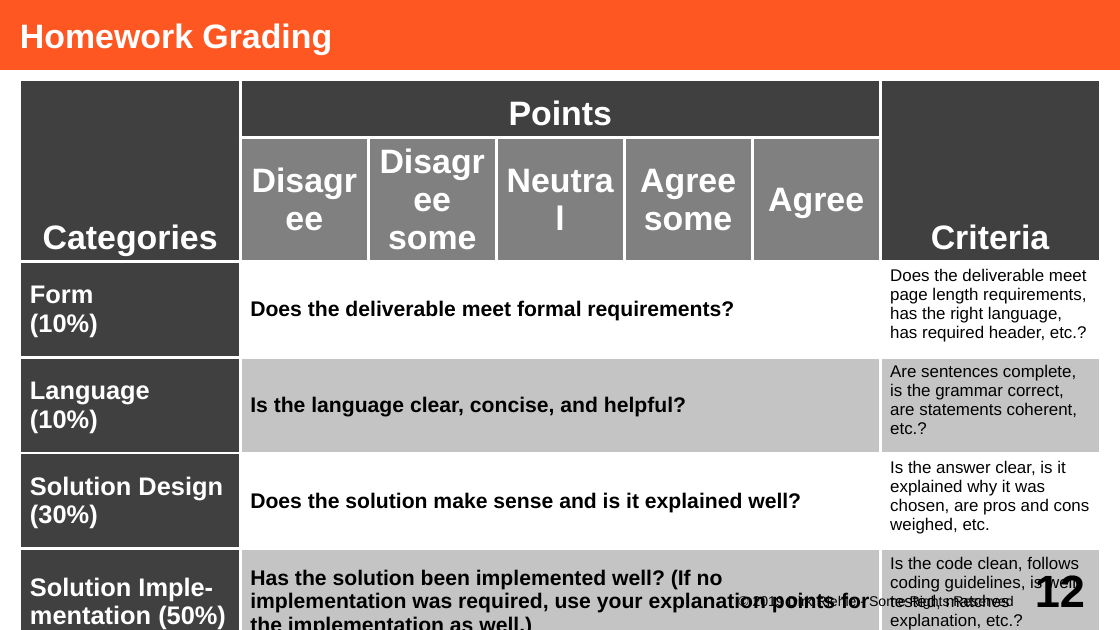
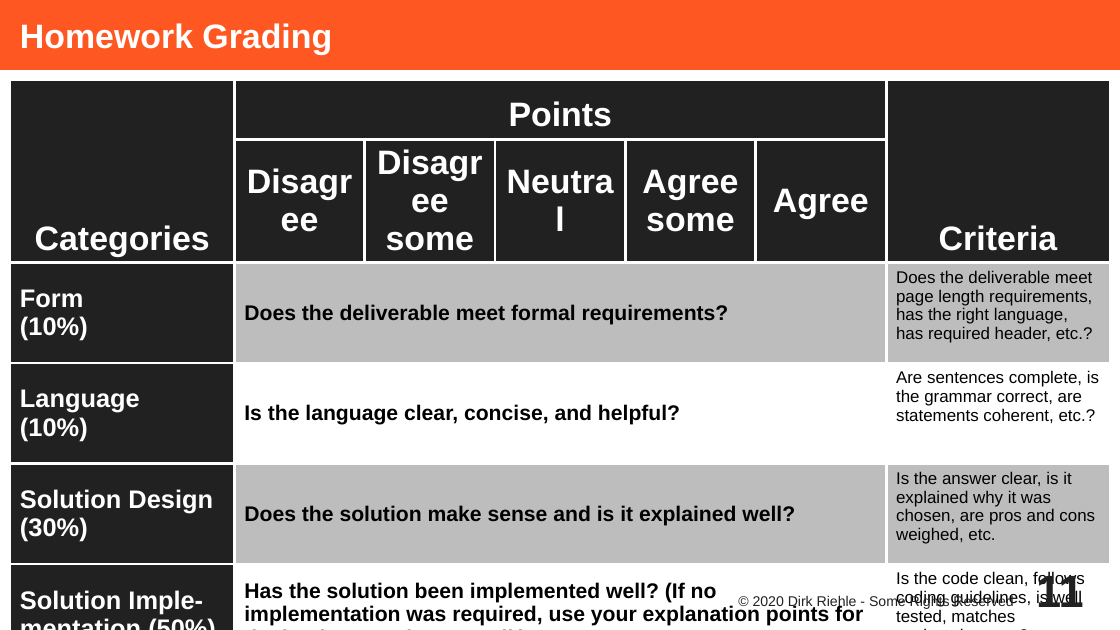
Before and after one commit to dirkriehle/adap-course, a slide deck: slide 11 of Lecture Slides/ADAP A01 - Course Introduction.odp (slide 12 before the commit). Drawn at 1120x630 pixels with LibreOffice and Linux fonts; fonts in the diff are those of the drawing. Boxes give left, top, right and bottom in pixels: in the first picture for what was removed or moved away, otherwise in the second. Text is boxed around its words. In the diff, an @@ line names an element or a change of style, - is before the commit and + after.

```diff
--- a/Lecture Slides/ADAP A01 - Course Introduction.odp
+++ b/Lecture Slides/ADAP A01 - Course Introduction.odp
@@ table at [10, 80, 1109, 630] @@
@@ fill #404040 to #212121 in 7 cells @@
@@ fill #808080 to #212121 in 5 cells @@
@@ fill #FFFFFF to #BDBDBD in 4 cells @@
@@ fill #C4C4C4 to #FFFFFF in 4 cells @@
@@ table: place and size @@
-table at [20, 80, 1101, 630]
+table at [10, 80, 1109, 630]
@@ text at [753, 594, 1013, 609]: text changed; text colour #000000 to #212121 @@
-© 2019 Dirk Riehle - Some Rights Reserved
+© 2020 Dirk Riehle - Some Rights Reserved
@@ page number at [1036, 572, 1084, 607]: text changed; text colour #000000 to #212121 @@
-12
+11
```
Also in this commit, not shown: 18 other slides changed, 2 slides added, 1 slide removed, 24 other files.
